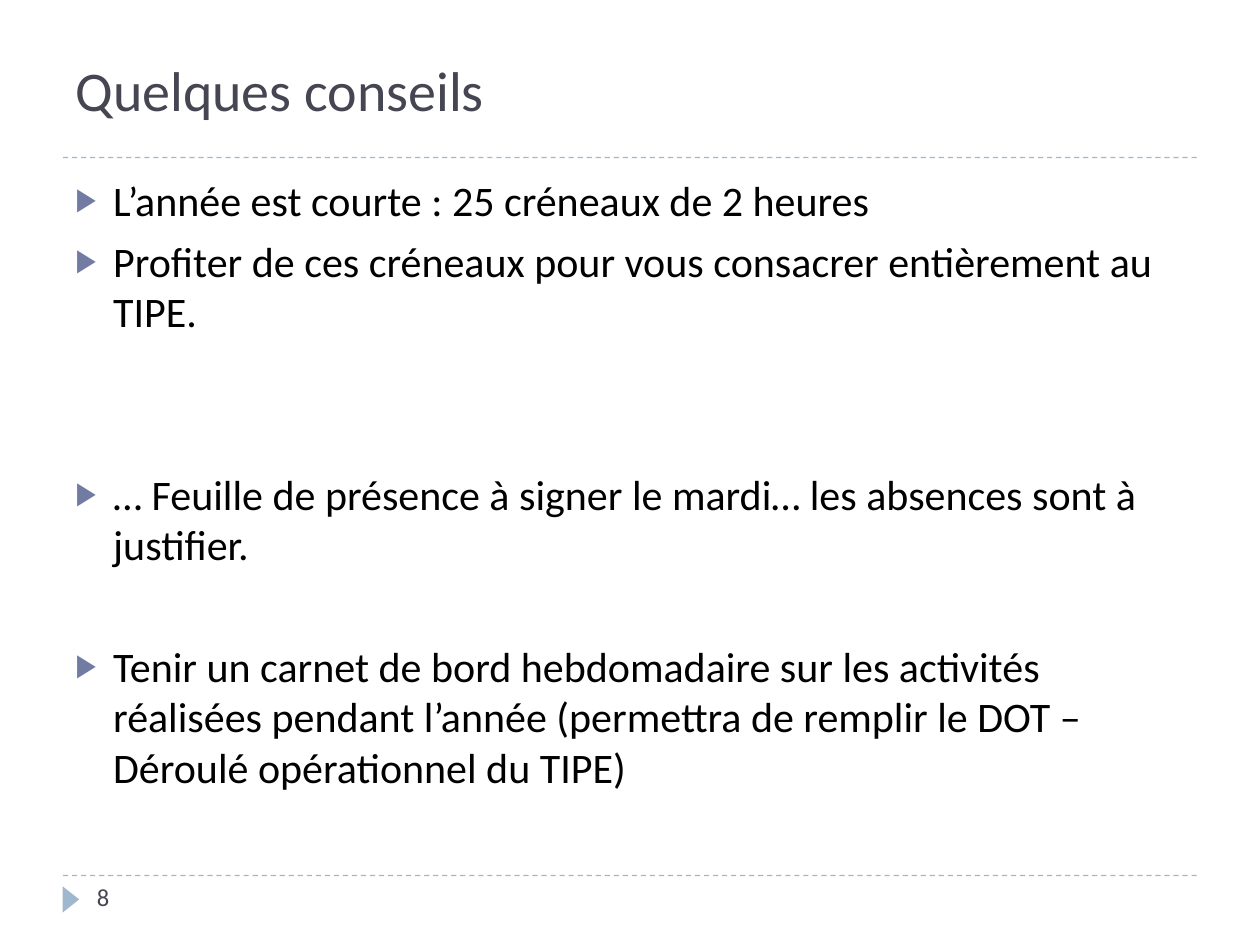
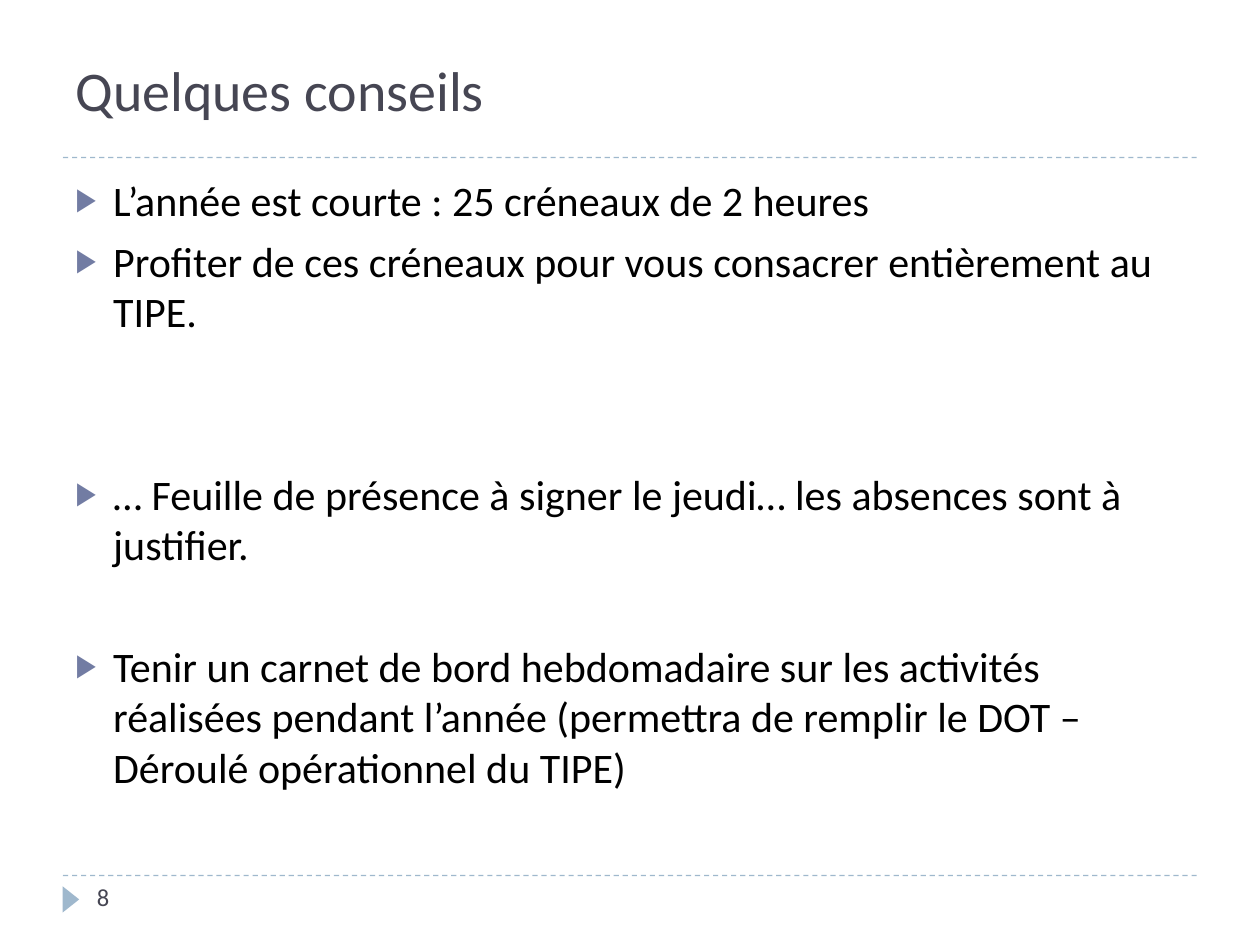
Before and after one commit to xpessoles/TIPE, a slide deck: slide 8 of Introduction_TIPE_2021_2022.pptx. Drawn at 1260x945 pixels with LibreOffice and Linux fonts; fonts in the diff are those of the drawing. Boxes give left, top, right and bottom in pixels: in the first picture for what was removed or moved away, otherwise in the second. Text is boxed around its words. In the diff, an @@ line names an element or a change of style, - is before the commit and + after.

```diff
--- a/Introduction_TIPE_2021_2022.pptx
+++ b/Introduction_TIPE_2021_2022.pptx
@@ text at (113,480,1121,568): text changed @@
-▶ … Feuille de présence à signer le mardi… les absences sont à justifier.
+▶ … Feuille de présence à signer le jeudi… les absences sont à justifier.
```
Also in this commit, not shown: 4 other slides changed, 2 slides added, 1 slide removed.
